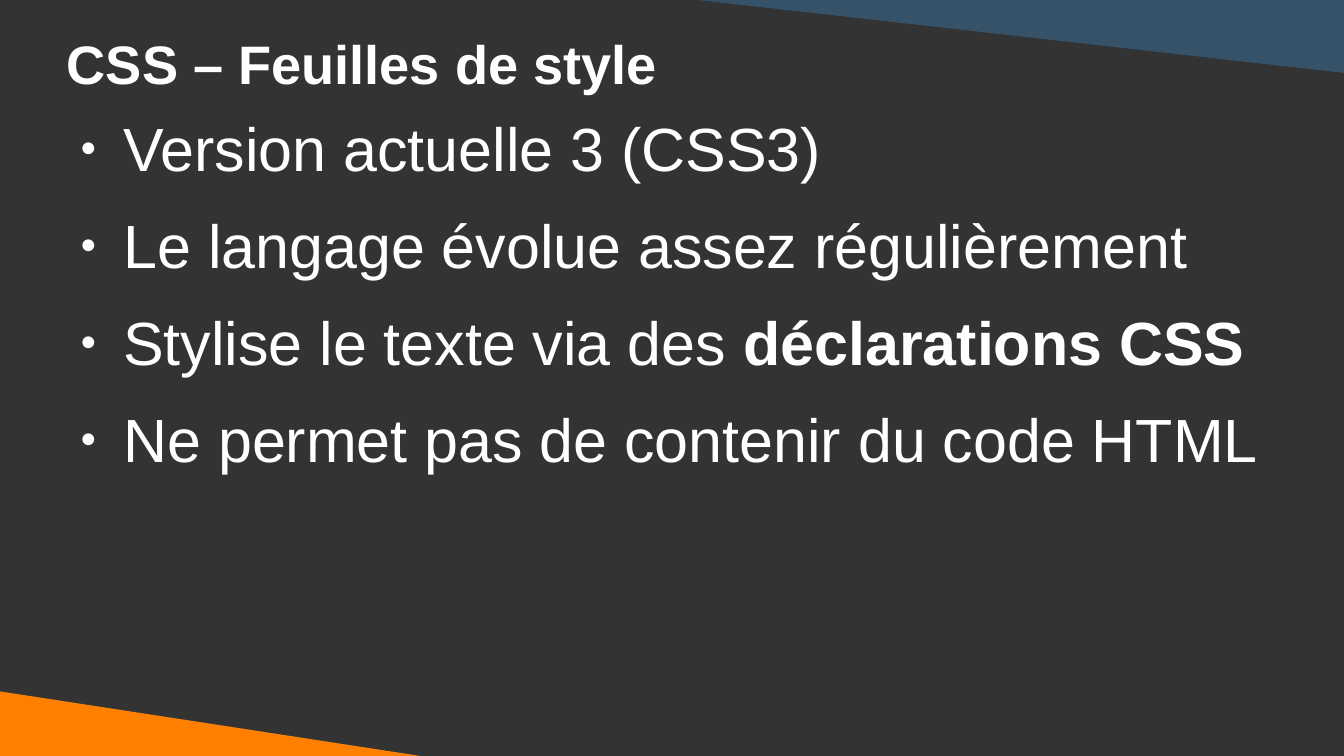
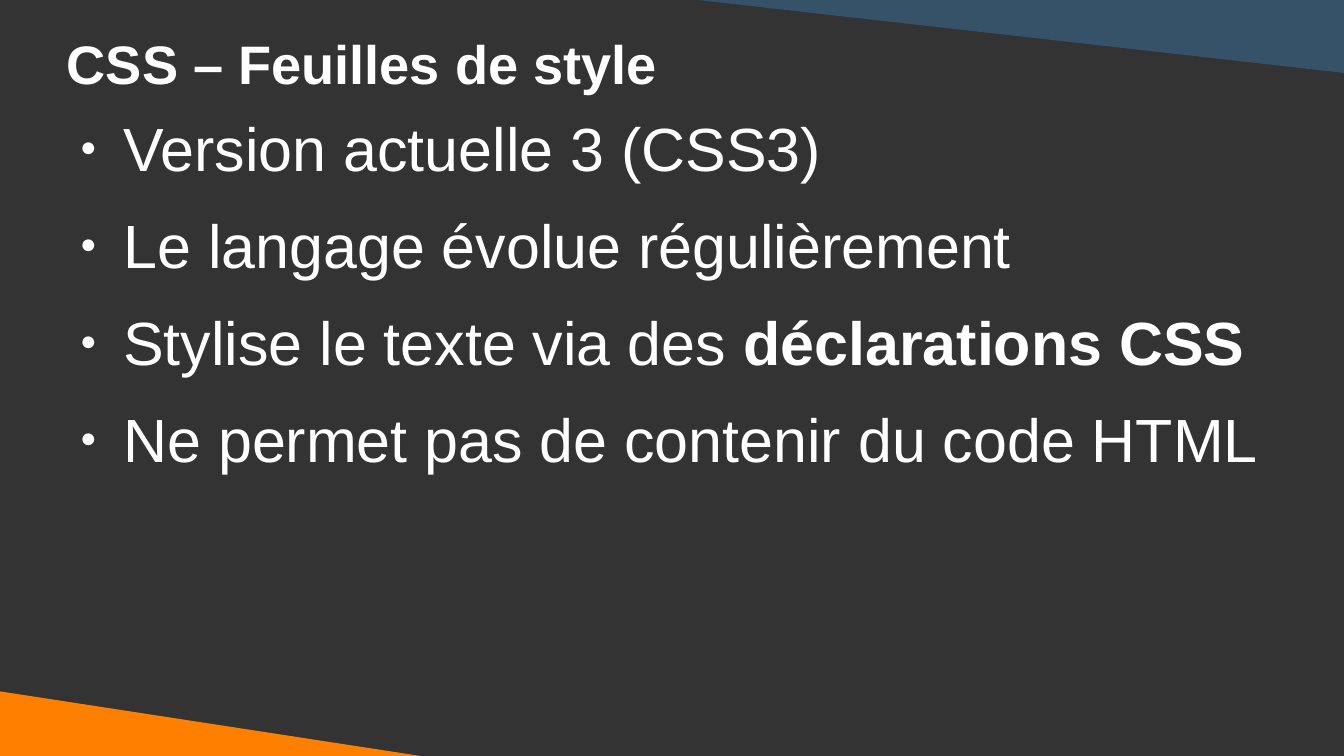
Before and after one commit to DanYellow/cours, a slide deck: slide 6 of integration-web-s1/travaux-pratiques/numero-3/presentation.odp. Drawn at 1344x756 pixels with LibreOffice and Linux fonts; fonts in the diff are those of the drawing. Boxes give left, top, right and bottom in pixels: in the first picture for what was removed or moved away, otherwise in the second. Text is boxed around its words. In the diff, an @@ line names an element or a change of style, - is before the commit and + after.

```diff
--- a/integration-web-s1/travaux-pratiques/numero-3/presentation.odp
+++ b/integration-web-s1/travaux-pratiques/numero-3/presentation.odp
@@ text at <box>123,223,1011,279</box>: text changed @@
-● Le langage évolue assez régulièrement
+● Le langage évolue régulièrement
```
Also in this commit, not shown: 15 other slides changed, 1 slide added, 1 other file.
